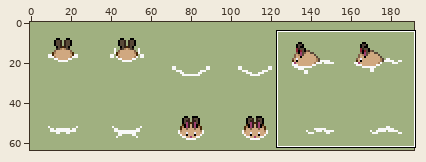
Sprite sheet, stored at graphics/object_events/pics/pokemon/surfable/sentret.png. The first picture is a wide view before the edit; the outline marks the close-up.
Close-up. Before the edit:
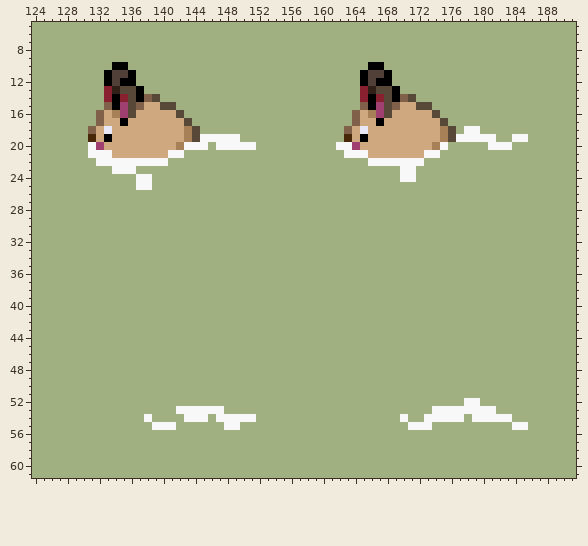
The file is 192x64 pixels. Shown: x 124..191, y 5..61.
Now the later version:
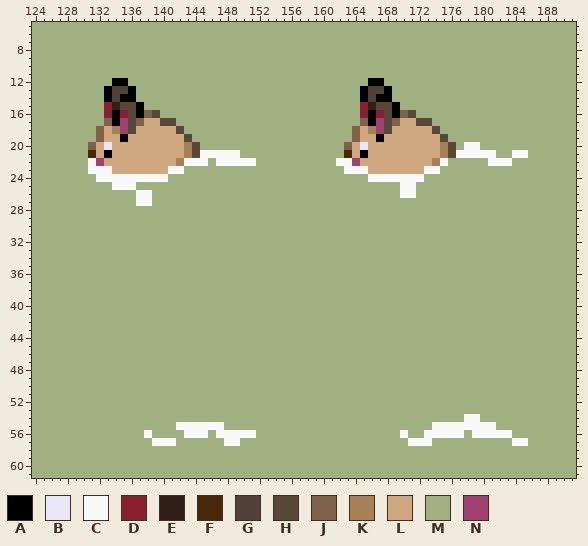
Palette (. is transparent): A #000000  B #e8e8f8  C #f8f8f8  D #882030  E #302018  F #482808  G #504038  H #584838  J #806048  K #a88058  L #d0a880  M #a0b080  N #a04070
Diff:
Changed rows in their new state; - is an unchanged pixel.
first column x 131:
10 ---MM------------------------------MM------------------
11 --MMMM----------------------------MMMM-----------------
12 --MA-M----------------------------MA-M-----------------
13 --AGGAM---------------------------AGGAM----------------
14 --AGAAMMM-------------------------AGAAMMM--------------
15 --DEH-AMMMM-----------------------DEH-AMMMM------------
16 -MDAD-AJHMMM---------------------MDAD-AJHMMM-----------
17 -MJANHJ--HHMM--------------------MJANHJ--HHMM----------
18 MJLKNH-----HMM------------------MJLKNH-----HMM-MM------
19 MJL-A-------HMMMMMM-------------MJL-A-------HMMMMMM--MM
20 JLB--------LKHM-MMMMM----------MJLB--------LKH-CC-MMM--
21 FLA-------LLKHCCCCC-------------FLA-------LLKHCCCCC--CC
22 CNLLLLLLLLLKCCC-CCCCC----------CCNLLLLLLLLLKC-----CCC--
23 CCCLLLLLLLCC--------------------CCCLLLLLLLCC-----------
24 -CCCCC--CC-------------------------CCCC--C-------------
25 ---CCCMM-------------------------------CC--------------
26 ------CC-------------------------------CC--------------
27 ------CC-----------------------------------------------
first column x 138:
52 ----------------------------------------MM------
53 ----MMMMMM--------------------------MMMMMMMM----
54 M----MMM-MMMMM------------------M--MMMMMC-MMMM--
55 -MMMCCCCCCMM---------------------MMMCCCCCCCC--MM
56 C----CCC-CCCCC------------------C--CCCCC-CCCCC--
57 -CCC------CC---------------------CCC----------CC
Boxes around the changes in both close-ups, in picture pixels (x1, y1, x2, y2):
changed: (88, 62, 256, 206)
changed: (336, 62, 528, 198)
changed: (400, 398, 528, 446)
changed: (144, 406, 256, 446)
